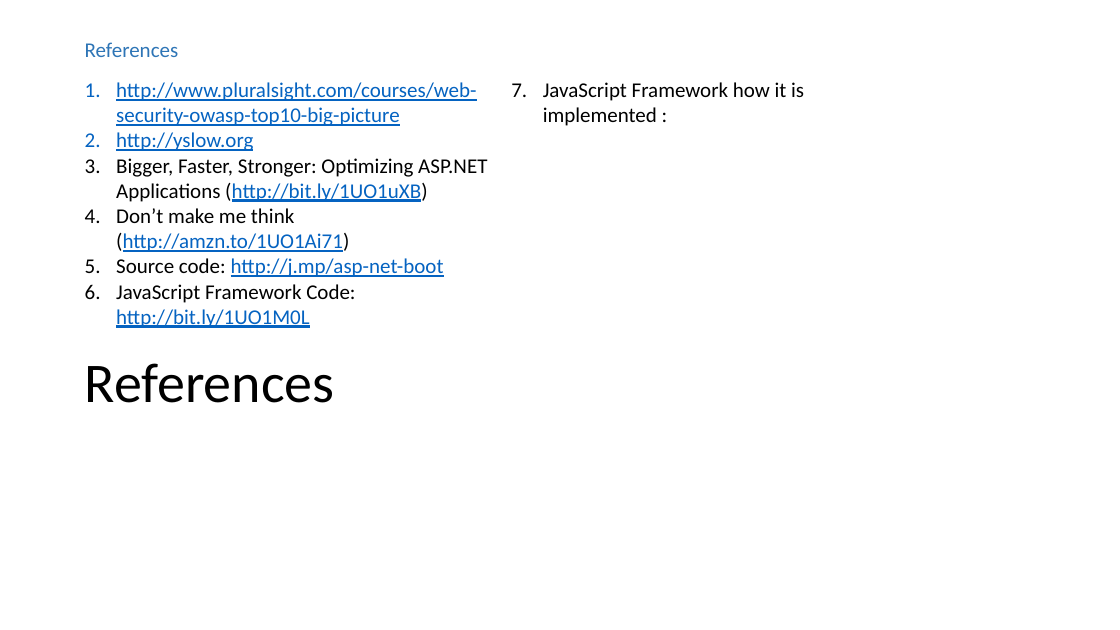
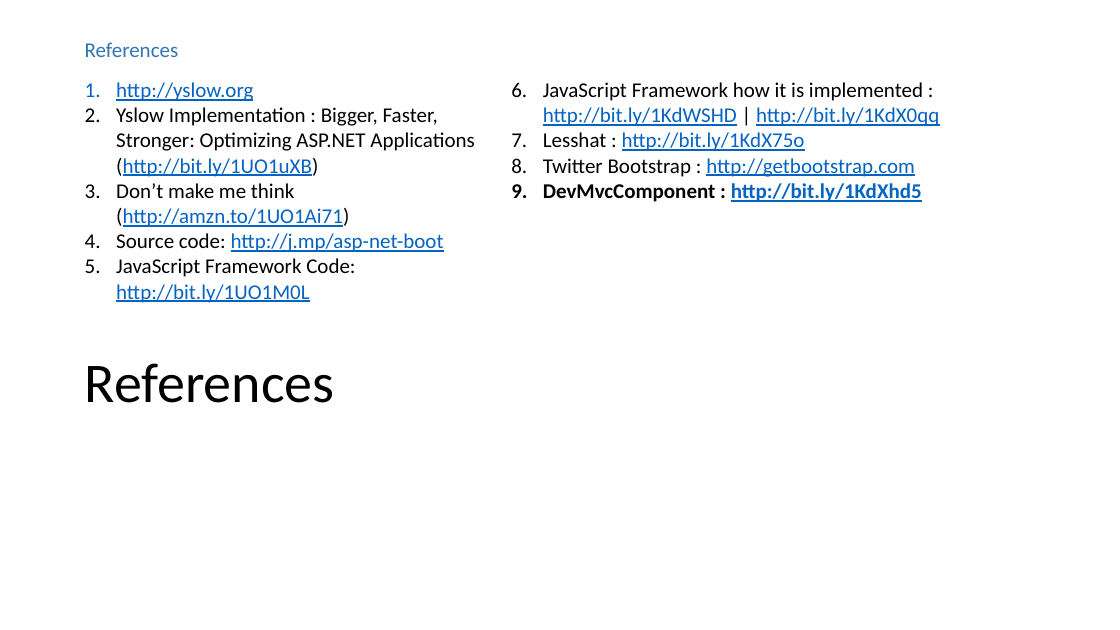
Before and after one commit to accorddeveloper/ASP.NET-MVC-Bootstrapper-Installed-Example, a slide deck: slide 11 of ASP.NET Presentation_2.pptx. Drawn at 1120x630 pixels with LibreOffice and Linux fonts; fonts in the diff are those of the drawing. Boxes give left, top, right and bottom in pixels: in the first picture for what was removed or moved away, otherwise in the second. Text is boxed around its words. In the diff, an @@ line names an element or a change of style, - is before the commit and + after.

```diff
--- a/ASP.NET Presentation_2.pptx
+++ b/ASP.NET Presentation_2.pptx
@@ text at (116,82,476,126): paragraph removed @@
-1. http://www.pluralsight.com/courses/web-security-owasp-top10-big-picture
@@ text at (543,82,939,202): text changed; text colour #000000 to #0563C1 @@
-7. JavaScript Framework how it is implemented :
+6. JavaScript Framework how it is implemented : http://bit.ly/1KdWSHD | http://bit.ly/1KdX0qq
+7. Lesshat : http://bit.ly/1KdX75o
+8. Twitter Bootstrap : http://getbootstrap.com
+9. DevMvcComponent : http://bit.ly/1KdXhd5
@@ text at (116,107,474,177): text changed @@
-3. Bigger, Faster, Stronger: Optimizing ASP.NET Applications (http://bit.ly/1UO1uXB)
+2. Yslow Implementation : Bigger, Faster, Stronger: Optimizing ASP.NET Applications (http://bit.ly/1UO1uXB)
```
Also in this commit, not shown: 5 other slides changed, 1 slide added.
